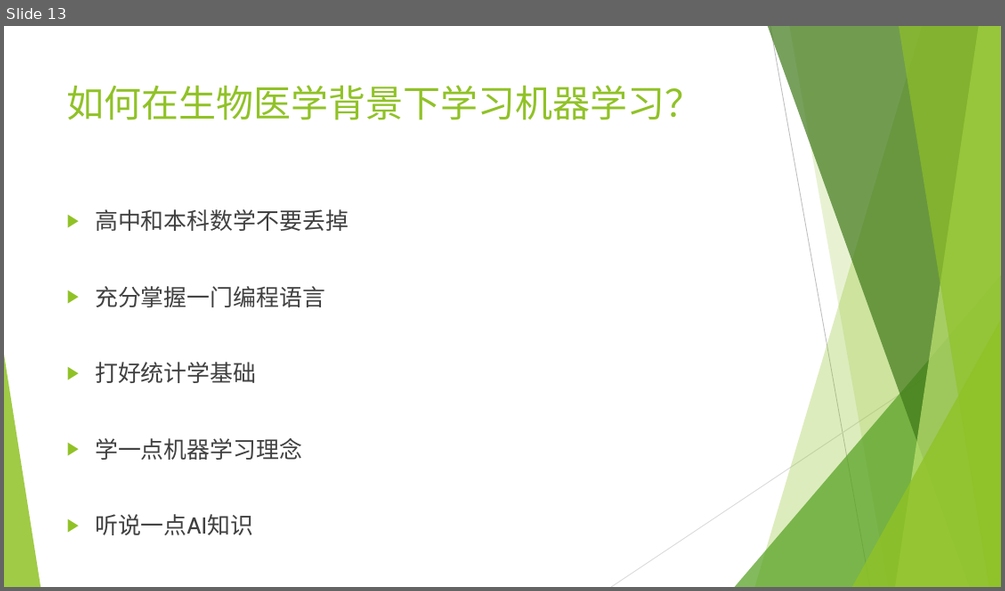
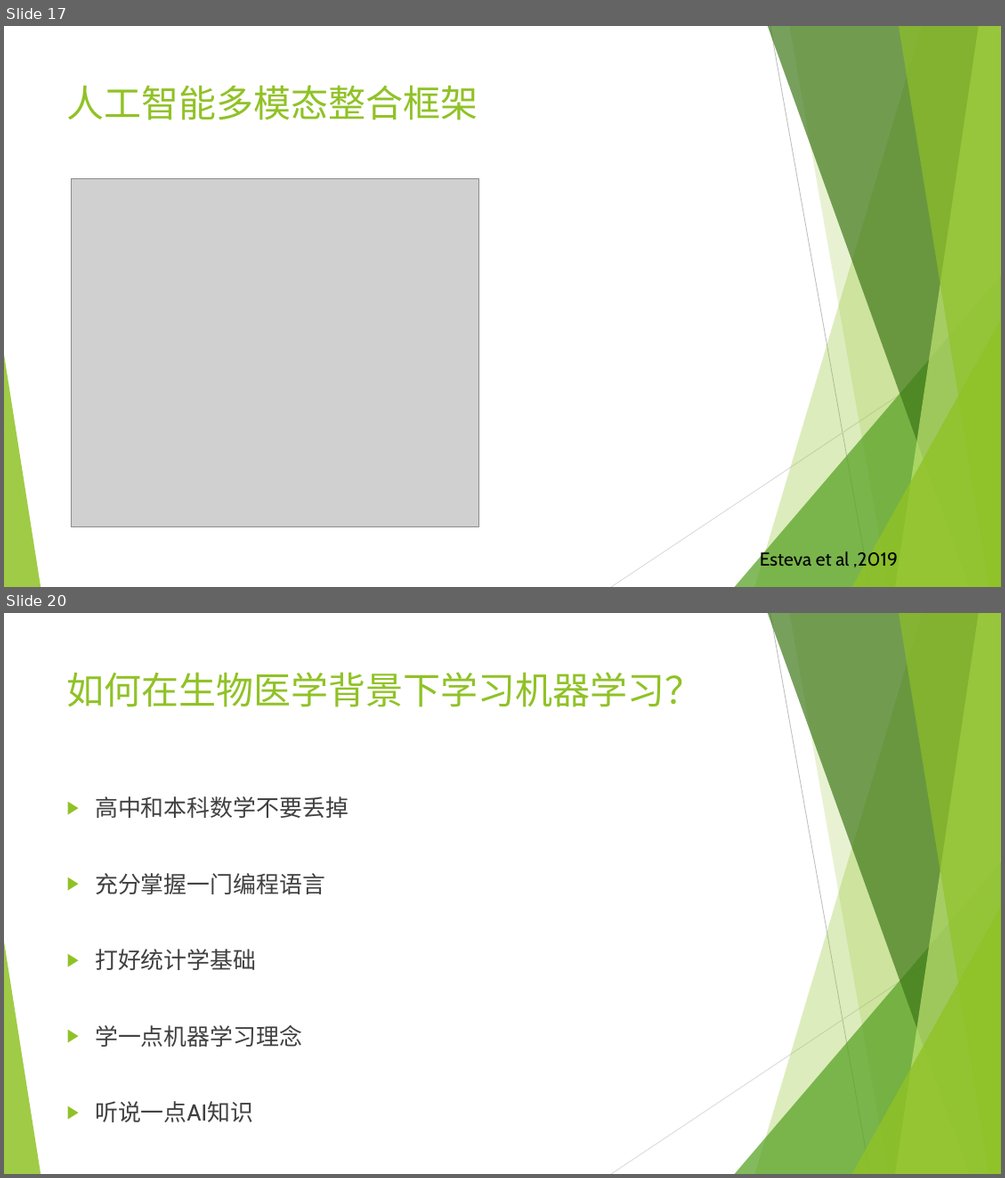
Before and after one commit to wangyi-fudan/BIOL130173, a slide deck: 0_why_and_how.pptx. Shown one above the other, each under a label of ours: slide 13 before the commit, slides 17 and 20 after it; the slides between them are not shown. The pictures are 1005x591 and 1005x1178 pixels, drawn with LibreOffice and Linux fonts; fonts in the diff are those of the drawing; grey boxes stand for pictures. Boxes give left, top, right and bottom in pixels: in the first picture for what was removed or moved away, otherwise in the second. Text is boxed around its words. In the diff, an @@ line names an element or a change of style, - is before the commit and + after.

```diff
--- a/0_why_and_how.pptx
+++ b/0_why_and_how.pptx
@@ slide 17 added at <box>4,26,1001,587</box>, background #FFFFFF; not listed: 10 template elements that a slide beside it also shows @@
@@ title added at <box>67,85,478,120</box>, 36 pt, text #90C226 @@
+人工智能多模态整合框架
@@ picture added at <box>71,178,479,527</box> @@
@@ text added at <box>760,549,898,567</box>, 18 pt, text #000000 @@
+Esteva et al ,2019
@@ what was slide 13 is now slide 20 @@
```
Also in this commit, not shown: 1 slide changed, 6 other slides added.
